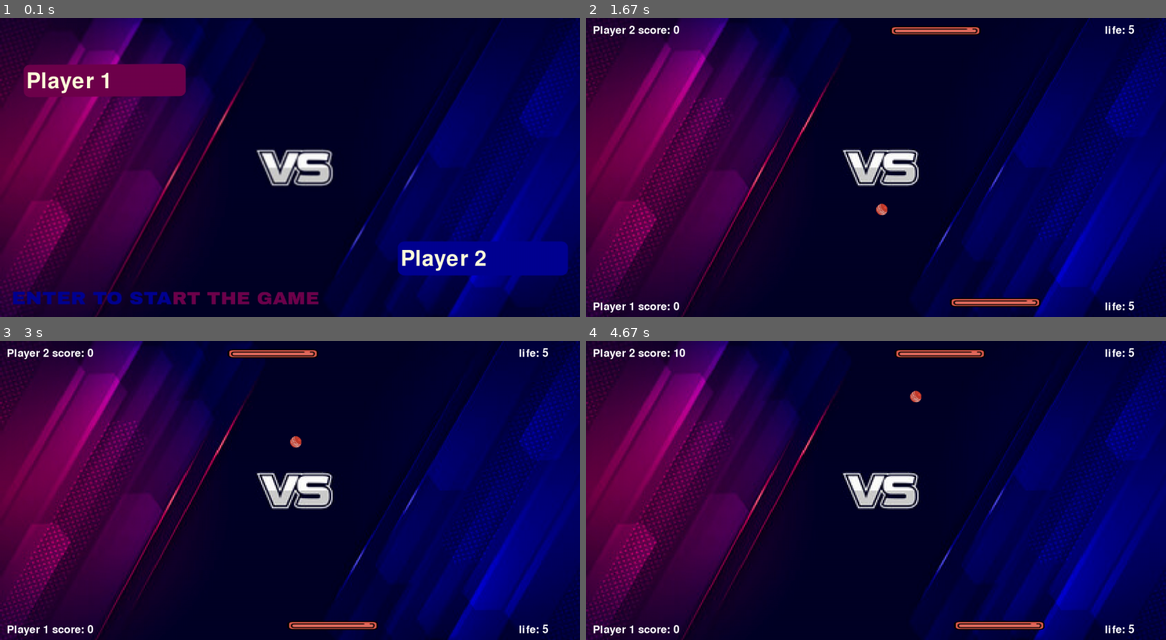
Above: before the commit, frames 1-4 (two rows, left to right).
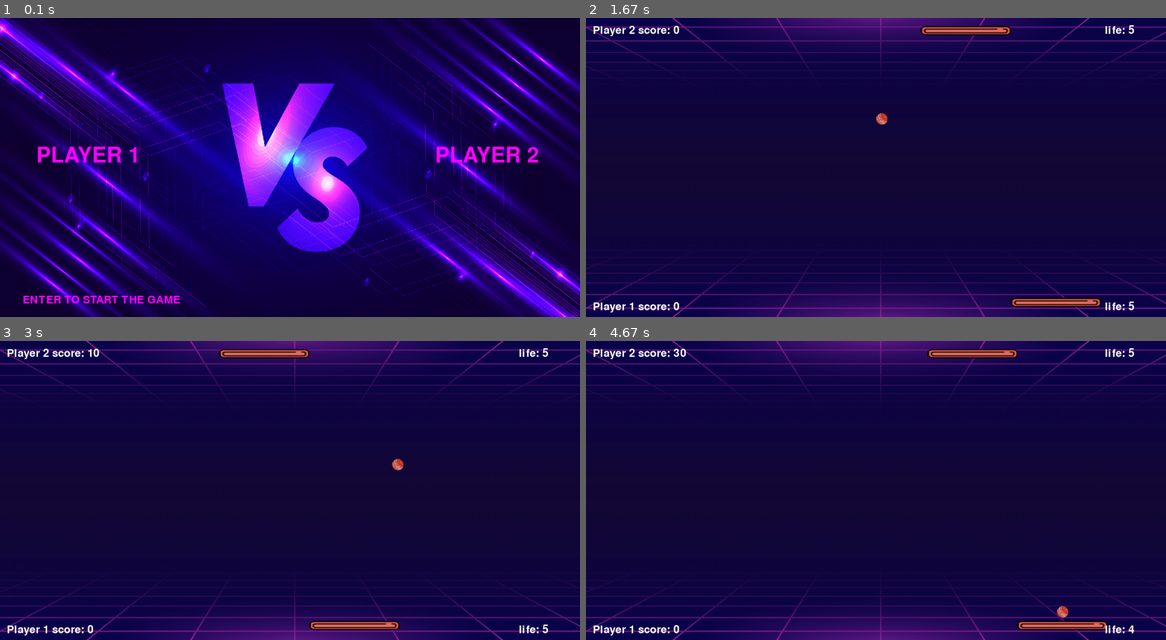
Above: after the commit, the same moments.

Repository: aqibfrz/Mini-project
Game: pygame game, started from main.py
Two runs of this game, one before a commit and one after it. Both use one fixed random seed, a clock stepped at 60 frames per second and the inputs below.
Inputs:
- Up to frame 1 (0.1 s): no input
- Up to frame 2 (1.67 s): tap Enter at 0.33 s; hold Right 0.67-1.13 s; hold Right 1.17-1.63 s; hold D 1.17-1.63 s
- Up to frame 3 (3 s): hold Left 1.67-2.2 s; hold A 1.67-2.2 s; hold Left 2.23-2.63 s; hold A 2.23-2.63 s; hold Right from 2.67 s (still down); hold D from 2.67 s (still down)
- Up to frame 4 (4.67 s): release Right at 3.3 s; release D at 3.3 s; hold Left 3.33-3.8 s; hold A 3.33-3.8 s; hold Right 3.83-4.3 s; hold D 3.83-4.3 s; hold Right from 4.33 s (still down); hold D from 4.33 s (still down)

The runs differ from the first frame. In frame 1, 80% of the frame differs, in the area x 0-100%, y 0-100%; in frame 2, 66%; in frame 3, 65%; in frame 4, 66%.

Commit message:
Changed images and fixed bugs

Diff:
--- a/ball.py
+++ b/ball.py
@@ -47,20 +47,20 @@
         self.y = self.y - self.speed
         # Detect collision with screen up
         if self.y < 0:
-            player1.decreaseLife()
-            player2.increaseScore()
-            player2.increaseScore()
-            self.whoHasBall = 'PLAYER1'
+            player2.decreaseLife()
+            player1.increaseScore()
+            player1.increaseScore()
+            self.whoHasBall = 'PLAYER2'
             self.isMoving = False
 
     def moveDown(self, player1: Player, player2: Player):
         self.y = self.y + self.speed
         # Detect collision with screen down
         if self.y > (self.screen.get_height() - self.image.get_height()):
-            player2.decreaseLife()
-            player1.increaseScore()
-            player1.increaseScore()
-            self.whoHasBall = 'PLAYER2'
+            player1.decreaseLife()
+            player2.increaseScore()
+            player2.increaseScore()
+            self.whoHasBall = 'PLAYER1'
             self.isMoving = False
 
     def draw(self):
--- a/highest.txt
+++ /dev/null
@@ -1 +0,0 @@
-325
--- a/main.py
+++ b/main.py
@@ -2,9 +2,8 @@
 from ball import Ball
 from player import Player
 
-RED = (255, 255, 255)
-BLACK = (0, 0, 0)
-WHITE = (255, 255, 220)
+WHITE = (255, 255, 255)
+PURPLE = (255, 0, 255)
 final_display_x = 180
 final_display_y = 300
 chance_width = 120
@@ -17,33 +16,34 @@
 
 # background
 background = pygame.image.load('background.jpg')
-welcome = pygame.image.load('bag1.jpg')
+welcome = pygame.image.load('welcome.jpg')
 
 # title and icon.
-pygame.display.set_caption("ping pong")
+pygame.display.set_caption("Ping Pong Game")
 icon = pygame.image.load('ping-pong.png')
 pygame.display.set_icon(icon)
 
 
-def screen_score(text, color, x, y, z):
+def display_text(text, color, x, y, z):
     font = pygame.font.SysFont(None, z)
-    screen_score = font.render(text, True, color)
-    display.blit(screen_score, [x, y])
+    t = font.render(text, True, color)
+    display.blit(t, [x, y])
 
 
 def game_loop():
     running = True
-    player1 = Player(0, display.get_height() - 50, 2.2, display)
+    player1 = Player(0, display.get_height() - 50, 4.6, display)
     player1.moveToHorizontalCenter()
-    player2 = Player(0, 10, 2.2, display)
+    player2 = Player(0, 10, 4.6, display)
     player2.moveToHorizontalCenter()
     ballX = player1.x + (player1.image.get_width() / 2)
-    ball = Ball(ballX, player1.y, 2.5, display)
+    ball = Ball(ballX, player1.y, 5, display)
 
     while running:
         if player1.life == 0:
-            display.fill(BLACK)
-            screen_score("The Winner is PLAYER 1. Press ENTER.", WHITE, final_display_x, final_display_y - 50, font2)
+            a = pygame.transform.scale(background, (1300, 660))
+            display.blit(a, (0, 0))
+            display_text("The Winner is PLAYER 2. Press ENTER.", PURPLE, final_display_x, final_display_y - 50, font2)
             for event in pygame.event.get():
                 if event.type == pygame.QUIT:
                     running = False
@@ -53,10 +53,11 @@
                 player1.resetLife()
                 player2.resetScore()
                 player2.resetLife()
-                game_loop()
+                welcome_loop()
         elif player2.life == 0:
-            display.fill(BLACK)
-            screen_score("The Winner is PLAYER 2. Press ENTER.", WHITE, final_display_x, final_display_y - 50, font2)
+            a = pygame.transform.scale(background, (1300, 660))
+            display.blit(a, (0, 0))
+            display_text("The Winner is PLAYER 1. Press ENTER.", PURPLE, final_display_x, final_display_y - 50, font2)
             for event in pygame.event.get():
                 if event.type == pygame.QUIT:
                     running = False
@@ -66,7 +67,7 @@
                 player1.resetLife()
                 player2.resetScore()
                 player2.resetLife()
-                game_loop()
+                welcome_loop()
         else:
             for event in pygame.event.get():
                 if event.type == pygame.QUIT:
@@ -93,11 +94,11 @@
             player1.draw()
             player2.draw()
 
-            screen_score("Player 2 score: " + str(player2.score), RED, 15, 15, font1)  # + "
-            screen_score("Player 1 score: " + str(player1.score), RED, 15, display.get_height() - 35, font1)
-            screen_score("life: " + str(player2.life), RED, (display.get_width() - 15) - chance_width, 15, font1)
-            screen_score("life: " + str(player1.life), RED, (display.get_width() - 15) - chance_width, display.get_height() - 35,
-                         font1)
+            display_text("Player 2 score: " + str(player2.score), WHITE, 15, 15, font1)
+            display_text("Player 1 score: " + str(player1.score), WHITE, 15, display.get_height() - 35, font1)
+            display_text("life: " + str(player2.life), WHITE, (display.get_width() - 15) - chance_width, 15, font1)
+            display_text("life: " + str(player1.life), WHITE, (display.get_width() - 15) - chance_width,
+                         display.get_height() - 35, font1)
             ball.update(player1, player2)
         pygame.display.update()
 
@@ -105,19 +106,24 @@
     quit()
 
 
-run = True
-while run:
-    a = pygame.transform.scale(welcome, (1300, 660))
-    display.blit(a, (0, 0))
-    screen_score("Player 1", WHITE, display.get_width() / 22, display.get_height() / 5.65, font2)
-    screen_score("Player 2", WHITE, display.get_width() / 1.447, display.get_height() / 1.297, font2)
-    for event in pygame.event.get():
-        if event.type == pygame.QUIT:
-            run = False
-        key = pygame.key.get_pressed()
-        if key[pygame.K_RETURN]:
-            run = False
-            game_loop()
-    pygame.display.update()
-pygame.quit()
-quit()
+def welcome_loop():
+    run = True
+    while run:
+        a = pygame.transform.scale(welcome, (1300, 660))
+        display.blit(a, (0, 0))
+        display_text("PLAYER 1", PURPLE, 80, (display.get_height() / 2) - 50, font2)
+        display_text("PLAYER 2", PURPLE, display.get_width() - 320, (display.get_height() / 2) - 50, font2)
+        display_text("ENTER TO START THE GAME", PURPLE, 50, display.get_height() - 50, font1)
+        for event in pygame.event.get():
+            if event.type == pygame.QUIT:
+                run = False
+            key = pygame.key.get_pressed()
+            if key[pygame.K_RETURN]:
+                run = False
+                game_loop()
+        pygame.display.update()
+    pygame.quit()
+    quit()
+
+
+welcome_loop()
Binary file changed: background.jpg
Binary file removed: bag1.jpg
Binary file added: welcome.jpg
Not shown, changed: .gitignore
